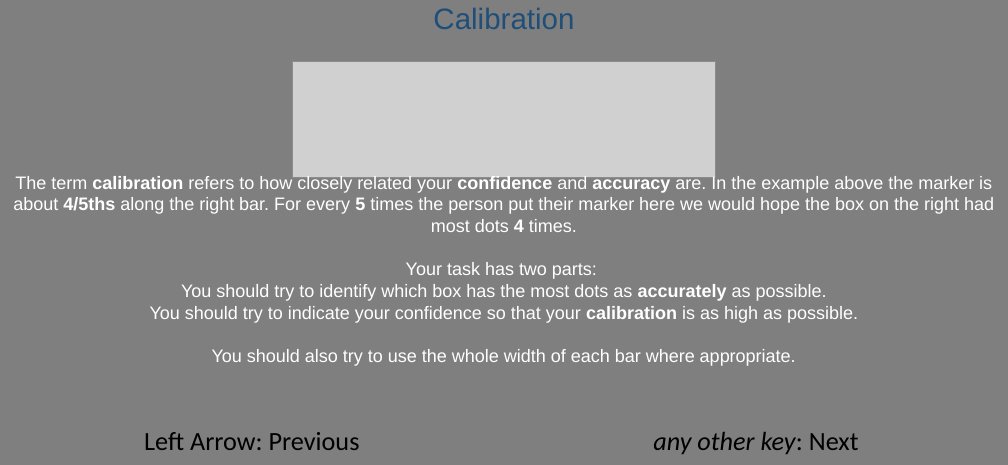
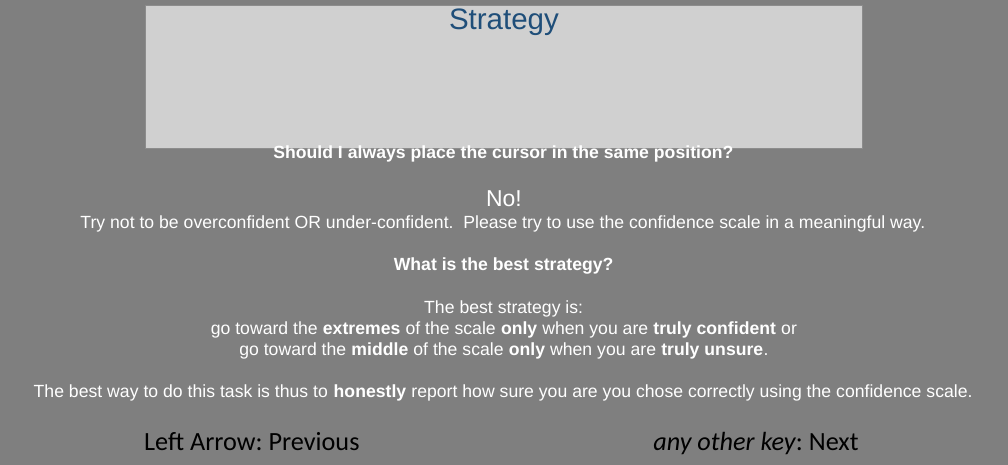
Before and after one commit to mjaquiery/nofeedback_trust, a slide deck: slide 7 of instructions/Instructions_AdvisorChoice_1300x600.pptx (slide 4 before the commit). Drawn at 1008x465 pixels with LibreOffice and Linux fonts; fonts in the diff are those of the drawing; grey boxes stand for pictures. Boxes give left, top, right and bottom in pixels: in the first picture for what was removed or moved away, otherwise in the second. Text is boxed around its words. In the diff, an @@ line names an element or a change of style, - is before the commit and + after.

Commit message:
Instruction update
* updated how instructions are loaded
* updated instruction text to clarify use of confidence scale

```diff
--- a/instructions/Instructions_AdvisorChoice_1300x600.pptx
+++ b/instructions/Instructions_AdvisorChoice_1300x600.pptx
@@ picture added at (146,6,862,149) @@
@@ text at (449,8,559,35): text changed @@
-Calibration
+Strategy
@@ picture removed at (293,61,715,177) @@
@@ text added at (34,144,972,401), 21.6 pt, text #FFFFFF @@
+Should I always place the cursor in the same position?
+No!
+Try not to be overconfident OR under-confident. Please try to use the confidence scale in a meaningful way.
+What is the best strategy?
+The best strategy is:
+go toward the extremes of the scale only when you are truly confident or
+go toward the middle of the scale only when you are truly unsure.
+The best way to do this task is thus to honestly report how sure you are you chose correctly using the confidence scale.
@@ text removed at (13,175,994,366) @@
-The term calibration refers to how closely related your confidence and accuracy are. In the example above the marker is about 4/5ths along the right bar. For every 5 times the person put their marker here we would hope the box on the right had most dots 4 times.
-Your task has two parts:
-You should try to identify which box has the most dots as accurately as possible.
-You should try to indicate your confidence so that your calibration is as high as possible.
-You should also try to use the whole width of each bar where appropriate.
```
Also in this commit, not shown: 4 other slides changed, 3 slides added, 33 other files.
